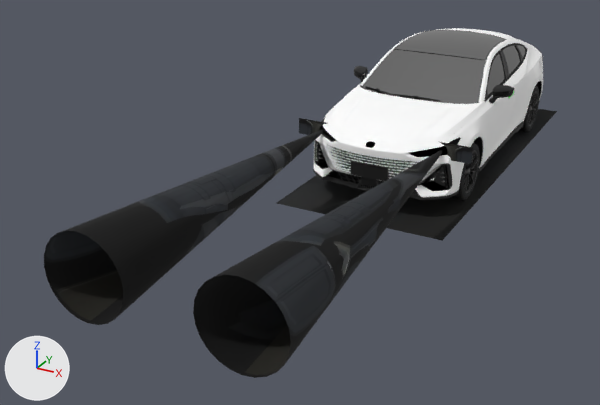
Two versions of the glTF model CarRemote/Resources/3DModel/Gallery/c281.glb, one commit apart.
One viewpoint serves both versions: a camera (50 mm lens) standing at (3.43, -10.09, 3.81) and looking at (-0.73, -2.53, 0.03). Arrows for +X, +Y and +Z are at lower left; the lights stay in place. The older version comes first. Where no turn or scale is listed for an object, it has been applied to the vertices.

Script lines for the objects in view, before the commit:
```python
mat_c281_tex_shadow = principled_material('C281_Tex_Shadow')
mat_c281_tex_shadow.texture = img_image_10  # with its transparency
mat_c281_tex_shadow.roughness = 1.0
me_carpaint_ext = bpy.data.meshes.new('CarPaint_Ext')
me_carpaint_ext.from_pydata(...)  # 7842 vertices, 13019 faces; spans x -0.91..0.91, y -2.33..2.33, z -0.59..0.59
me_carpaint_ext.materials.append(mat_c281_carpaint)  # white #ffffff
me_light_hl_lon_ext = bpy.data.meshes.new('Light_HL_LOn_Ext')
me_light_hl_lon_ext.from_pydata(...)  # 104 vertices, 100 faces; spans x -1.11..1.11, y -2.01..2.01, z -0.4..0.4
me_light_hl_lon_ext.materials.append(mat_c281_light_hl_lon)  # picture img_image_6
me_shadow = bpy.data.meshes.new('Shadow')
me_shadow.from_pydata(...)  # 4 vertices, 2 faces; spans x -1.0..1.0, y -2.53..2.53, z 0.0
me_shadow.materials.append(mat_c281_tex_shadow)  # picture img_image_10
ob_carpaint_ext = bpy.data.objects.new('CarPaint_Ext', me_carpaint_ext)
ob_carpaint_ext.location = (0.0, 0.0, 0.826)
ob_light_hl_lon_ext = bpy.data.objects.new('Light_HL_LOn_Ext', me_light_hl_lon_ext)
ob_light_hl_lon_ext.location = (0.0, -3.983, 0.733)
ob_shadow = bpy.data.objects.new('Shadow', me_shadow)
ob_shadow.location = (0.0, -0.093, 0.0)
# also in view: 'CarPaint_Door_BL' at (0.82, 0.69, 0.66); 'BlackGlossyPlastic_Ext' at (0.0, 0.0, 0.86); 'CarPaint_Door_FL' at (0.83, -0.35, 0.63); 'BlackMattePlastic_Ext' at (0.0, 0.0, 0.75); 'WindowGlass_Ext' at (0.0, 0.11, 1.18)
```
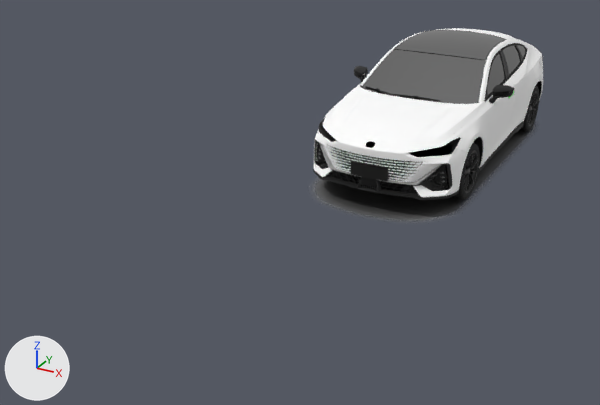
What differs and where, as boxes [x1, y1, x2, y2] in the pictures (600 x 405 px):
'Light_HL_LOn_Ext', deleted
    before: [44, 118, 473, 378]
'Shadow', surface changed
    both: [314, 122, 535, 221]

Diff of the bpy script that builds the scene:
```diff
--- a/CarRemote/Resources/3DModel/Gallery/c281.glb.py
+++ b/CarRemote/Resources/3DModel/Gallery/c281.glb.py
@@ mat_c281_tex_shadow @@
 mat_c281_tex_shadow = principled_material('C281_Tex_Shadow')
-mat_c281_tex_shadow.texture = img_image_10  # with its transparency
+mat_c281_tex_shadow.texture = img_image_8  # with its transparency
 mat_c281_tex_shadow.roughness = 1.0
@@ ob_light_hl_lon_ext @@
-ob_light_hl_lon_ext = bpy.data.objects.new('Light_HL_LOn_Ext', me_light_hl_lon_ext)
-ob_light_hl_lon_ext.location = (0.0, -3.983, 0.733)
```
